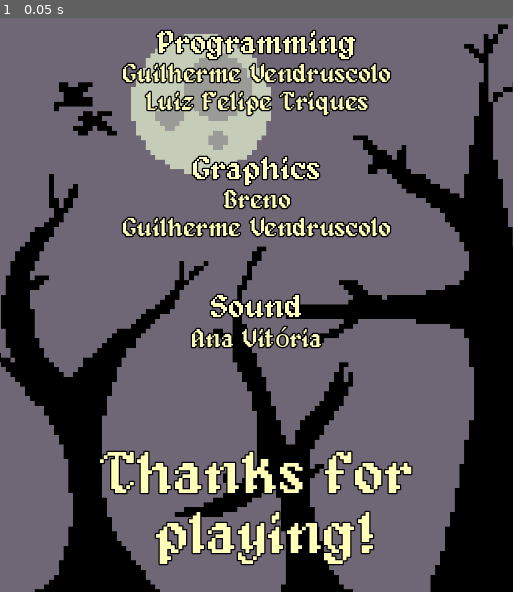
Above: before the commit, frame 1.
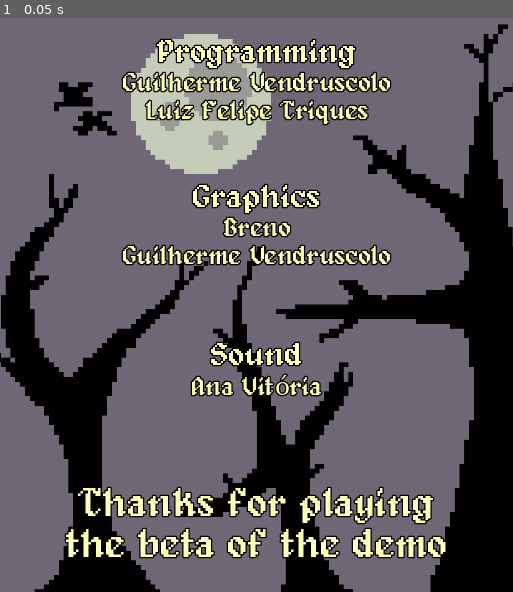
Above: after the commit, the same moment.

Repository: gui-vendruscolo/Stairway-character
Game: Godot game, scene res://scenes/GameCredits.tscn
Two runs of this game, one before a commit and one after it. Both use one fixed random seed, a clock stepped at 60 frames per second and the inputs below. This scene is started directly instead of the project's main scene.
Inputs:
- Up to frame 1 (0.05 s): no input

The runs differ from the first frame. In frame 1, 18% of the frame differs, in the area x 12-87%, y 1-96%.

Commit message:
mudanças finais

Diff:
--- a/project.godot
+++ b/project.godot
@@ -12,7 +12,7 @@
 
 config/name="Escada"
 run/main_scene="res://scenes/MainMenu.tscn"
-config/features=PackedStringArray("4.0", "GL Compatibility")
+config/features=PackedStringArray("4.1", "GL Compatibility")
 config/icon="res://sprites/icon.svg"
 
 [autoload]
--- a/scenes/GameCredits.tscn
+++ b/scenes/GameCredits.tscn
@@ -93,10 +93,10 @@
 
 [node name="Thanks" type="Label" parent="GridContainer"]
 layout_mode = 2
-theme_override_font_sizes/font_size = 60
+theme_override_font_sizes/font_size = 40
 text = "
-Thanks for
- playing!"
+Thanks for playing
+the beta of the demo"
 horizontal_alignment = 1
 
 [node name="TextureRect" type="TextureRect" parent="."]
--- a/scenes/main_scene.tscn
+++ b/scenes/main_scene.tscn
@@ -1,12 +1,13 @@
-[gd_scene load_steps=14 format=3 uid="uid://xn1obl0kkma"]
+[gd_scene load_steps=15 format=3 uid="uid://xn1obl0kkma"]
 
 [ext_resource type="Script" path="res://scripts/main_scene.gd" id="1_rhql8"]
 [ext_resource type="Texture2D" uid="uid://cb7ygsgg8pu1b" path="res://sprites/background-baixo.png" id="2_1n1ko"]
-[ext_resource type="Texture2D" uid="uid://bc4crh176lwnf" path="res://sprites/background.png" id="2_ewoe4"]
+[ext_resource type="Texture2D" uid="uid://bfvn8603sd2kb" path="res://sprites/generic_bg.png" id="2_j57gg"]
 [ext_resource type="PackedScene" uid="uid://07wwdwd2641j" path="res://scenes/escada.tscn" id="2_ok4q2"]
 [ext_resource type="PackedScene" uid="uid://cpe22pvyn4t8c" path="res://trigger.tscn" id="3_frddg"]
 [ext_resource type="PackedScene" uid="uid://dfvcc10vecsdj" path="res://scenes/ground.tscn" id="3_gedou"]
 [ext_resource type="Texture2D" uid="uid://d4ar4kpvjp4t7" path="res://sprites/sereia.png" id="3_mfeuu"]
+[ext_resource type="Texture2D" uid="uid://dgv6en3bhd223" path="res://sprites/generic_bg1.png" id="3_rvw60"]
 [ext_resource type="PackedScene" uid="uid://ckqo4w41x8u72" path="res://scenes/my_player.tscn" id="5_4g13e"]
 [ext_resource type="PackedScene" uid="uid://dql2rke5v4kny" path="res://scenes/wall.tscn" id="6_1xsvj"]
 [ext_resource type="PackedScene" uid="uid://dddn7jnvu620w" path="res://scenes/bat_spawner.tscn" id="7_0x8xo"]
@@ -78,8 +79,14 @@
 [node name="Final" type="Node2D" parent="."]
 
 [node name="BackgroundFinal" type="Sprite2D" parent="Final"]
-position = Vector2(2.08165e-12, -586)
-texture = ExtResource("2_ewoe4")
+position = Vector2(-24, -589)
+texture = ExtResource("2_j57gg")
+centered = false
+
+[node name="BackgroundFinal2" type="Sprite2D" parent="Final"]
+position = Vector2(-24, -364)
+scale = Vector2(0.985965, 3.29903)
+texture = ExtResource("3_rvw60")
 centered = false
 
 [node name="Sereia_Monstro" type="Sprite2D" parent="Final"]
Binary file added: sprites/generic_bg.png
Not shown, added: sprites/generic_bg.png.import
Binary file added: sprites/generic_bg1.png
Not shown, added: sprites/generic_bg1.png.import
